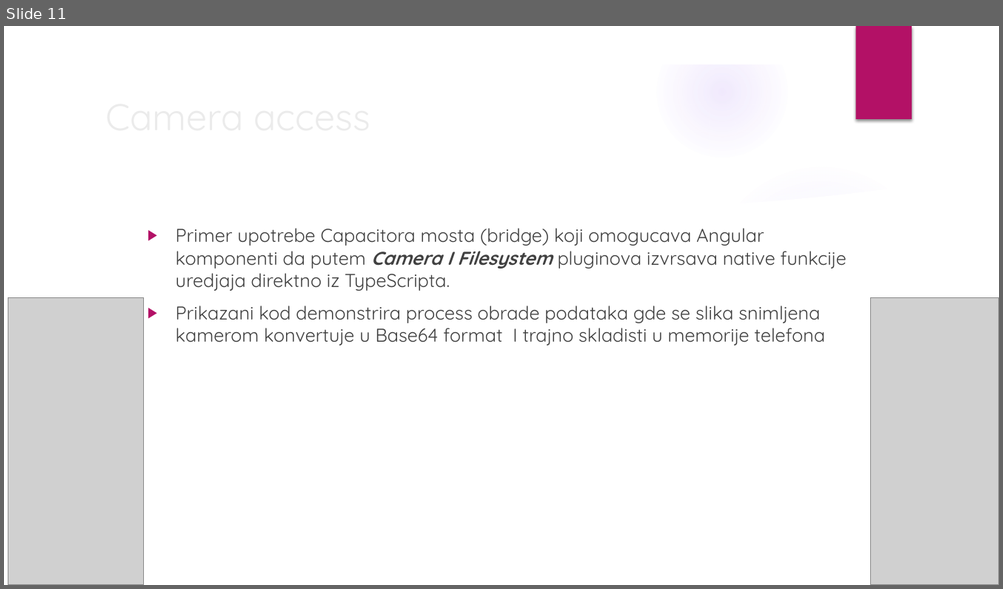
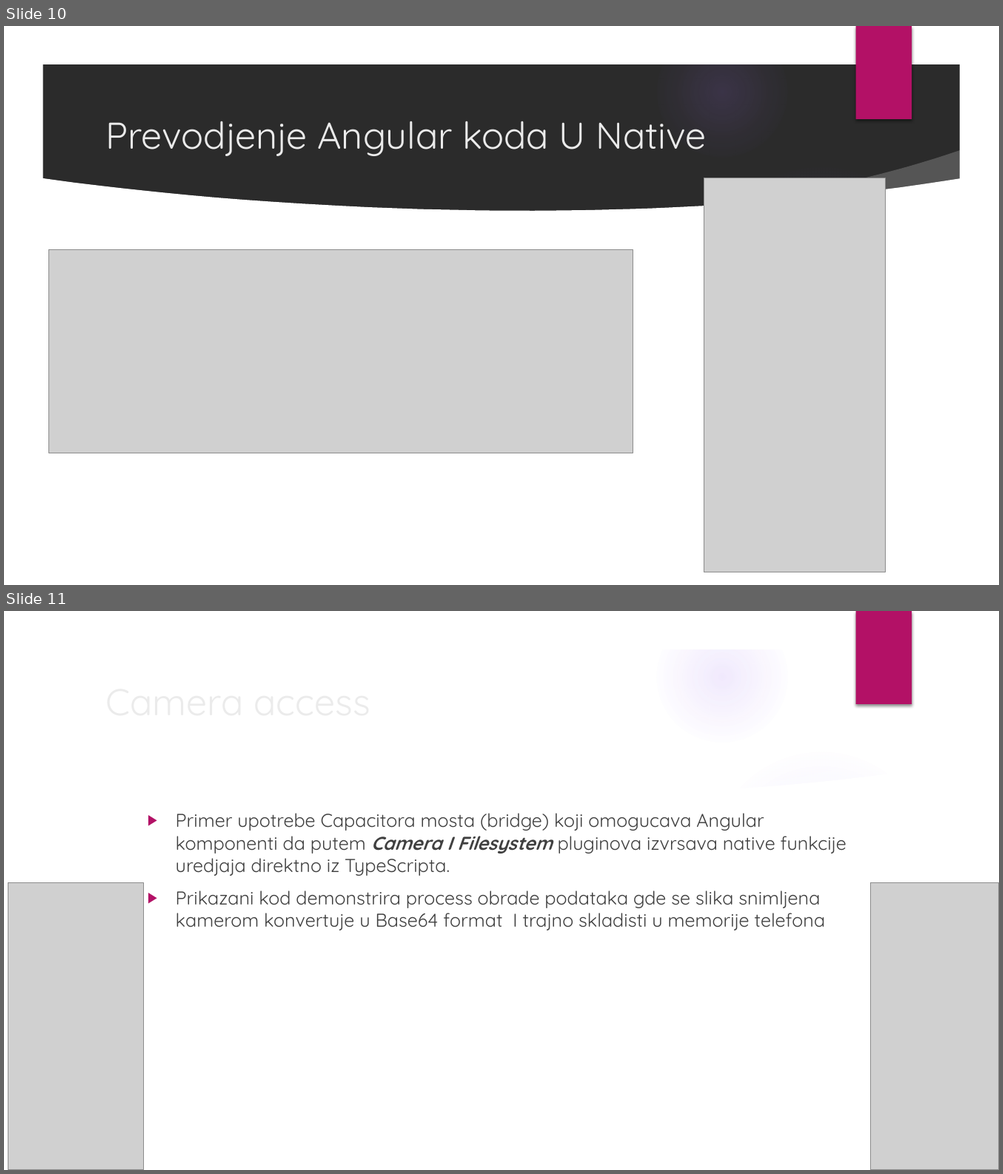
Before and after one commit to gopex01/NaprednoSW, a slide deck: NaprednoSWEPrez2.pptx. Shown one above the other, each under a label of ours: slide 11 before the commit, slides 10 and 11 after it. The pictures are 1003x589 and 1003x1174 pixels, drawn with LibreOffice and Linux fonts; fonts in the diff are those of the drawing; grey boxes stand for pictures; background and template pictures are left out; a plain dark background stands for a picture behind light text. Boxes give left, top, right and bottom in pixels: in the first picture for what was removed or moved away, otherwise in the second. Text is boxed around its words. In the diff, an @@ line names an element or a change of style, - is before the commit and + after.

```diff
--- a/NaprednoSWEPrez2.pptx
+++ b/NaprednoSWEPrez2.pptx
@@ slide 10 added at <box>4,26,999,585</box>, background picture (left out); not listed: 9 template elements that a slide beside it also shows @@
@@ title added at <box>105,121,706,156</box>, 36 pt, text #EBEBEB @@
+Prevodjenje Angular koda U Native
@@ picture added at <box>704,178,885,573</box> @@
@@ picture added at <box>48,249,632,454</box> @@
```
Also in this commit, not shown: 6 slides changed, 2 other slides added, 1 slide removed.
